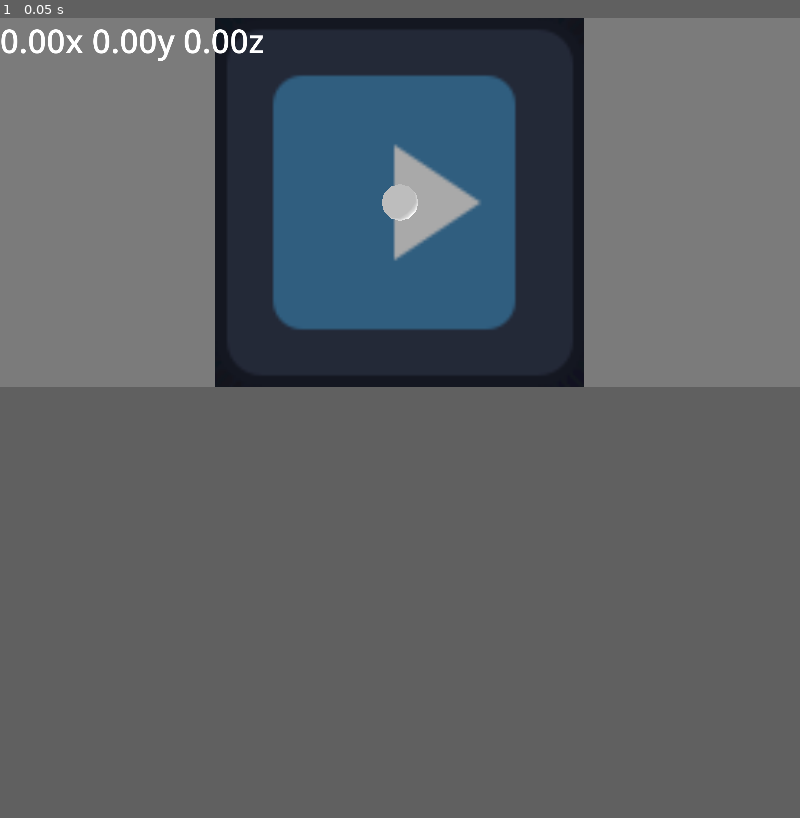
Above: before the commit, frame 1.
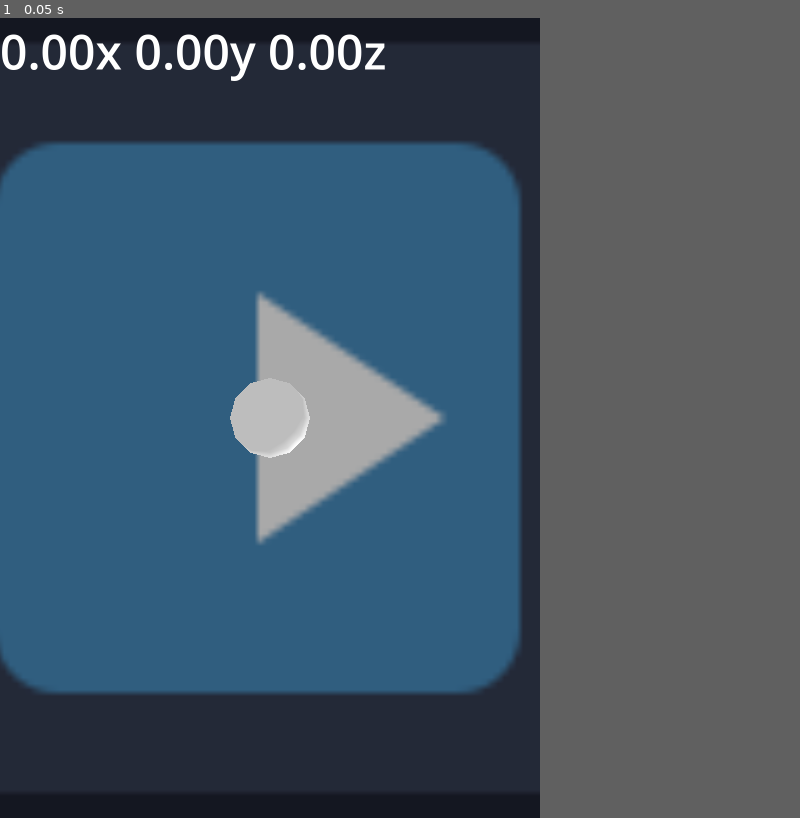
Above: after the commit, the same moment.

Repository: biggestcookie/maze
Game: Godot game, scene res://scenes/gameplay/main.tscn
Two runs of this game, one before a commit and one after it. Both use one fixed random seed, a clock stepped at 60 frames per second and the inputs below. The engine's default icon, where the game draws it, is replaced by a stand-in: a white triangle on a blue panel in a dark square.
Inputs:
- Up to frame 1 (0.05 s): no input
In our replay, the window is 800x369 before the commit and 540x800 after it. These sizes can differ from the game's own. Grey fills any space a smaller window leaves; there, only what the larger window draws over its background counts as a difference.

The runs differ from the first frame. In frame 1, 38% of the frame differs, in the area x 0-73%, y 0-100%.

Commit message:
Add export presets, dimensions

Diff:
--- a/project.godot
+++ b/project.godot
@@ -21,8 +21,8 @@
 
 [display]
 
-window/size/viewport_width=2340
-window/size/viewport_height=1080
+window/size/viewport_width=1080
+window/size/viewport_height=2340
 
 [input]
 
@@ -38,3 +38,4 @@
 [rendering]
 
 renderer/rendering_method="mobile"
+textures/vram_compression/import_etc2_astc=true
Not shown, added: export_presets.cfg
